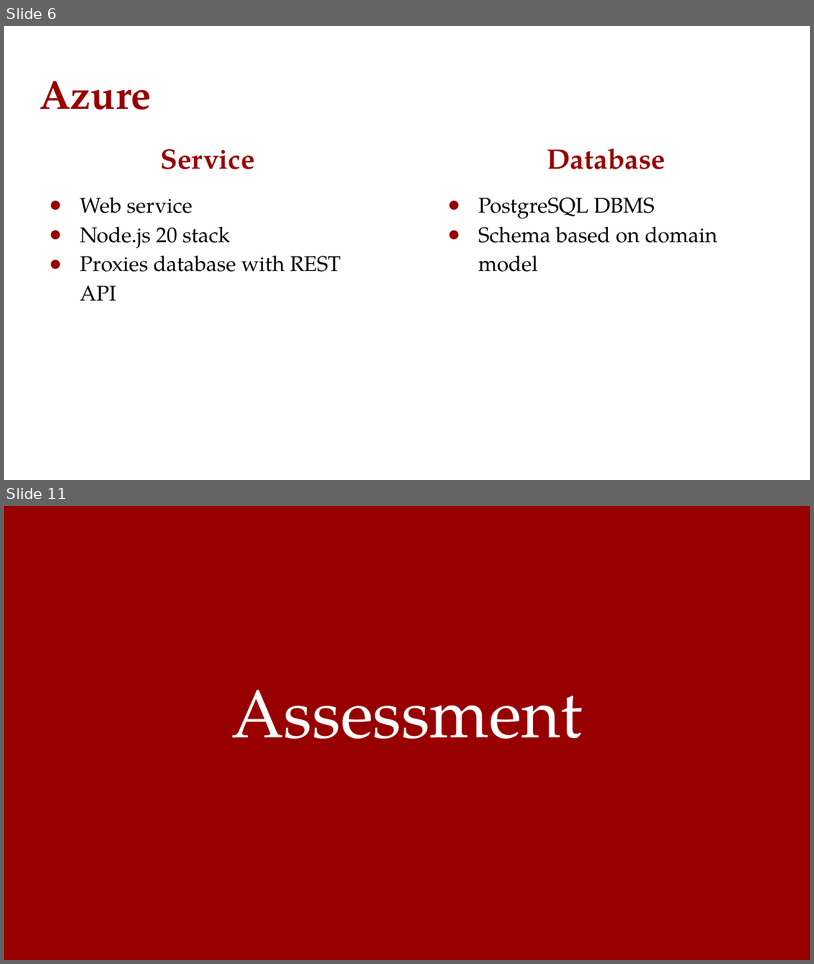
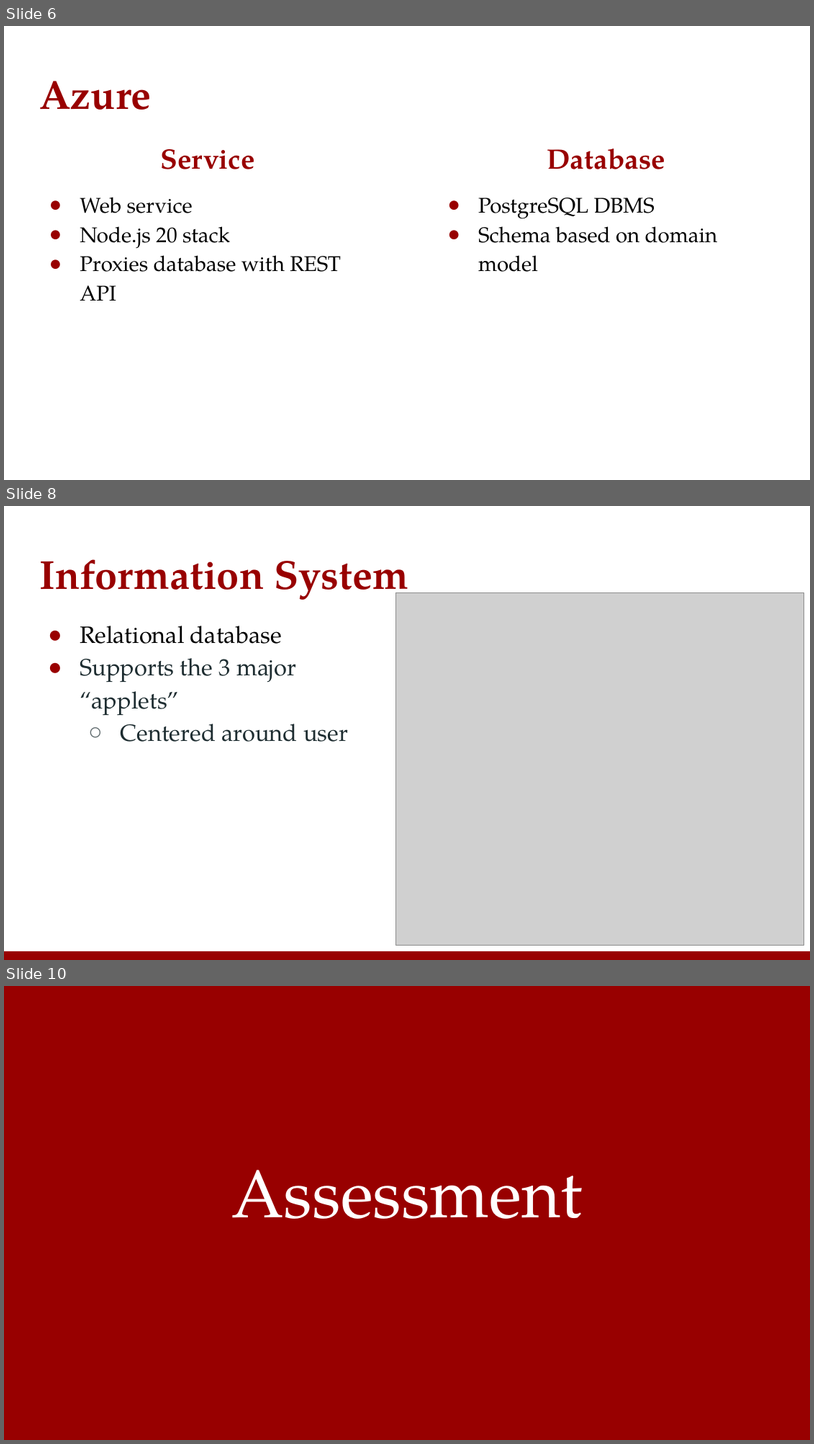
Before and after one commit to KnightBites/KnightBites-Project, a slide deck: KnightBites Presentation.pptx. Shown one above the other, each under a label of ours: slides 6 and 11 before the commit, slides 6, 8 and 10 after it; the slides between them are not shown. The pictures are 814x964 and 814x1444 pixels, drawn with LibreOffice and Linux fonts; fonts in the diff are those of the drawing; grey boxes stand for pictures. Boxes give left, top, right and bottom in pixels: in the first picture for what was removed or moved away, otherwise in the second. Text is boxed around its words. In the diff, an @@ line names an element or a change of style, - is before the commit and + after.

```diff
--- a/KnightBites Presentation.pptx
+++ b/KnightBites Presentation.pptx
@@ slide 8 added at (4,506,810,960), background #FFFFFF @@
@@ title added at (39,559,409,602), 36 pt, text #980000, bold @@
+Information System
@@ picture added at (396,593,804,945) @@
@@ text added at (80,626,348,741), 21 pt, text #1E2D31 @@
+● Relational database
+● Supports the 3 major “applets”
+  ○ Centered around user
@@ rectangle added at (4,951,810,960), fill #980000 @@
@@ what was slide 11 is now slide 10 @@
```
Also in this commit, not shown: 6 slides changed, 2 other slides added, 4 slides removed.
